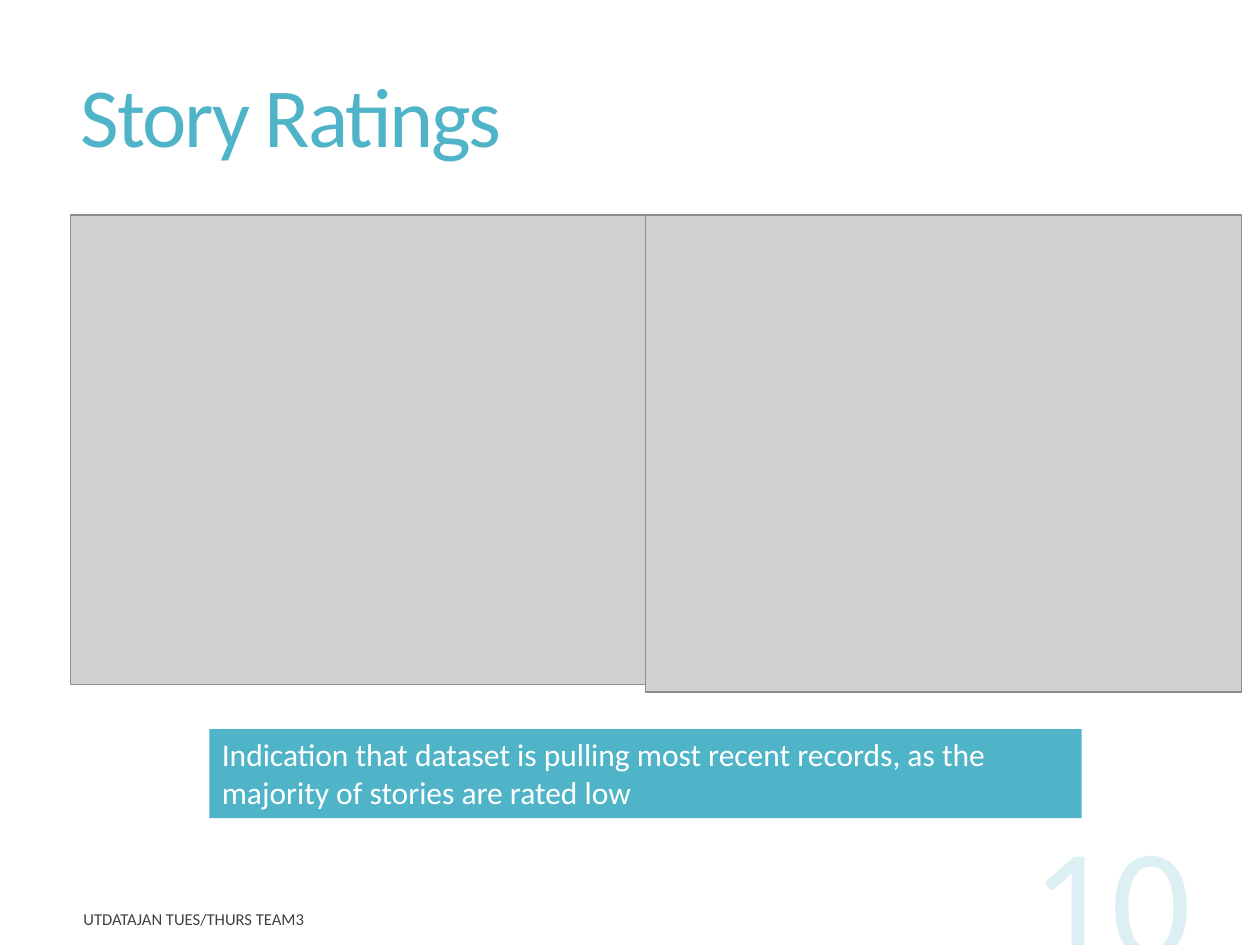
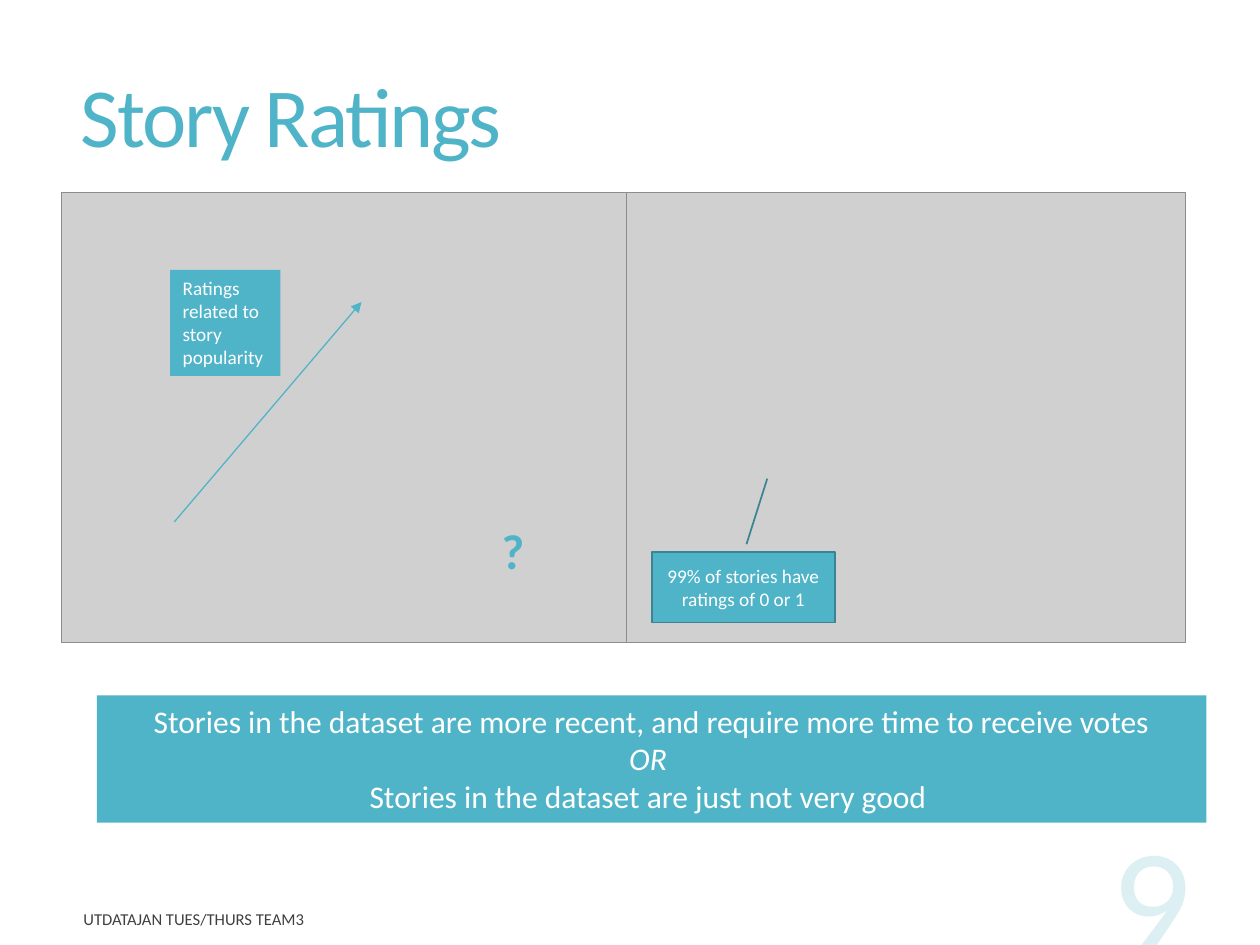
Before and after one commit to rupalimayekar/ProjectWattpad, a slide deck: slide 9 of WattpadPrez.pptx (slide 10 before the commit). Drawn at 1260x945 pixels with LibreOffice and Linux fonts; fonts in the diff are those of the drawing; grey boxes stand for pictures. Boxes give left, top, right and bottom in pixels: in the first picture for what was removed or moved away, otherwise in the second. Text is boxed around its words. In the diff, an @@ line names an element or a change of style, - is before the commit and + after.

```diff
--- a/WattpadPrez.pptx
+++ b/WattpadPrez.pptx
@@ picture: place and size @@
-picture at (645, 215, 1241, 693)
+picture at (62, 193, 627, 643)
@@ picture: place and size @@
-picture at (71, 215, 658, 685)
+picture at (622, 193, 1186, 643)
@@ rectangle added at (170, 270, 280, 375), fill #50B4C8, 11 pt, text #FFFFFF @@
+Ratings related to story popularity
@@ arrow added from (174, 522) to (362, 302), #50B4C8 0.75 pt @@
@@ text added at (489, 514, 566, 586), 28 pt, text #50B4C8, bold @@
+?
@@ border callout added at (651, 552, 835, 622), fill #50B4C8, outline #3B8594 1 pt, 11 pt, text #FFFFFF @@
+99% of stories have ratings of 0 or 1
@@ rectangle "Stories in the dataset are ...": place and size @@
-rectangle "Stories in the dataset are ..." at (209, 730, 1081, 819)
+rectangle "Stories in the dataset are ..." at (97, 696, 1207, 823)
@@ text in rectangle at (154, 711, 1149, 814): text changed @@
-Indication that dataset is pulling most recent records, as the majority of stories are rated low
+Stories in the dataset are more recent, and require more time to receive votes
+OR
+Stories in the dataset are just not very good
@@ page number at (901, 804, 1203, 945): text changed @@
-10
+9
```
Also in this commit, not shown: 8 other slides changed, 1 slide removed.
